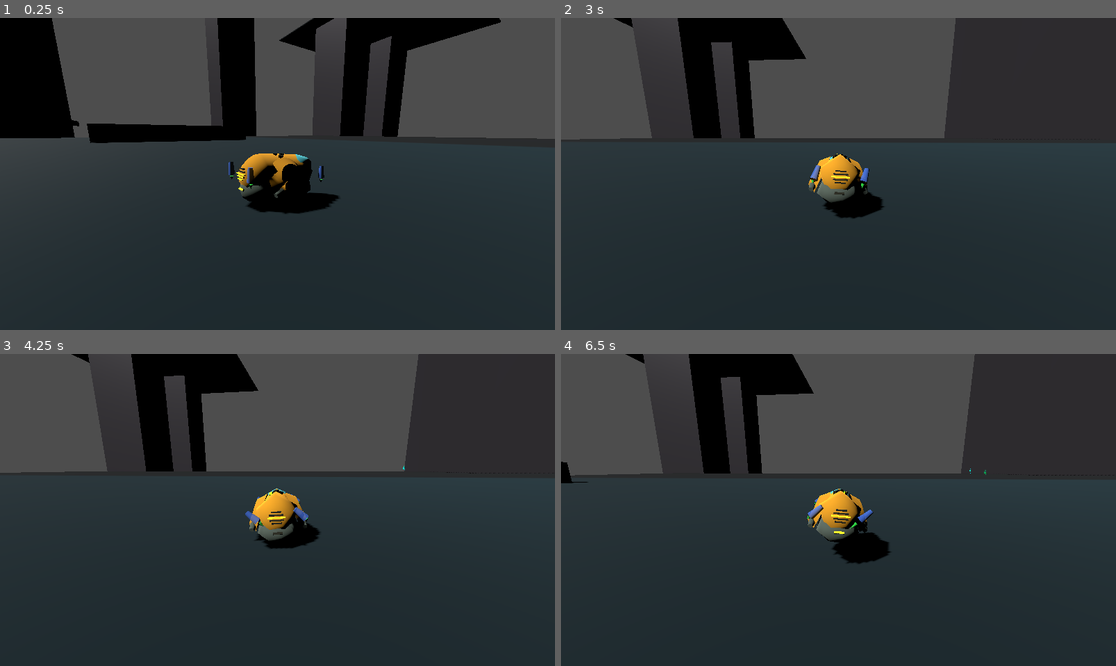
Above: before the commit, frames 1-4 (two rows, left to right).
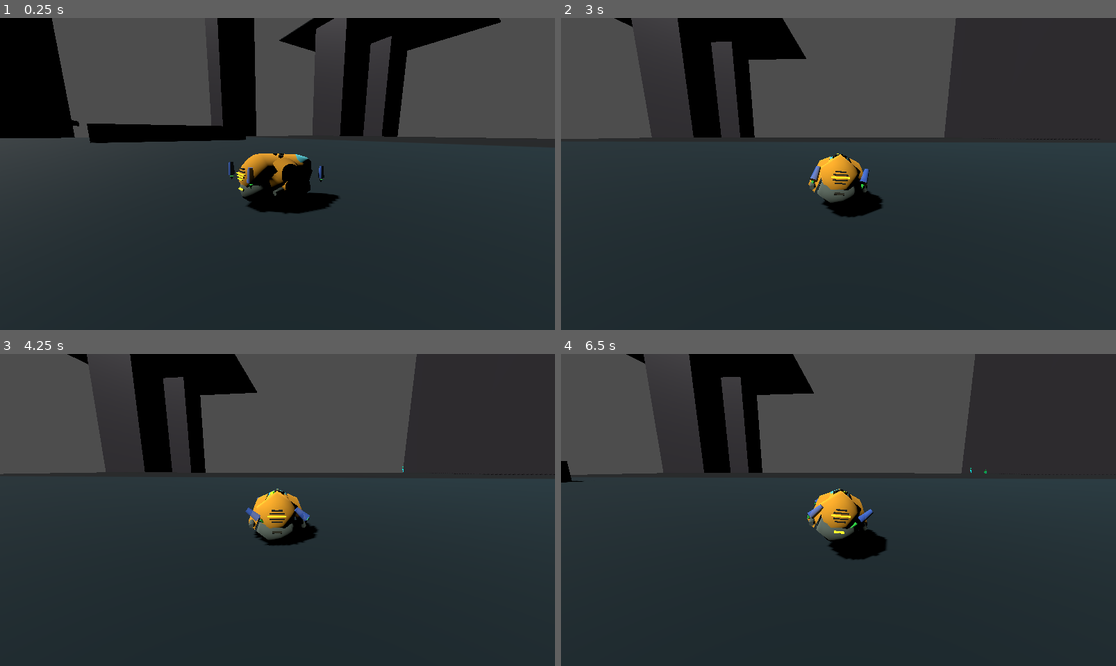
Above: after the commit, the same moments.

Repository: TaxiService/fcar
Game: Godot game, scene res://main.tscn
Same seed, same stepped clock (60 frames per second), same inputs: the game is played once before the commit and once after it. The engine's default icon, where the game draws it, is replaced by a stand-in: a white triangle on a blue panel in a dark square.
Inputs (mouse positions are in pixels of both pictures, inside the frame that each line leads up to):
- Up to frame 1 (0.25 s): no input
- Up to frame 2 (3 s): move the mouse to (960, 158) at 0.52 s; hold D (strafe_right) 0.53-1.28 s; hold C (crouch) 0.53-1.28 s; click (960, 158) at 0.67 s; tap Space (jump) at 0.77, 1.52 s; move the mouse to (727, 189) at 1.27 s; hold S (backward) 1.28-2.03 s; tap V (toggle_auto_hover) at 1.35 s; move the mouse to (894, 105) at 2.02 s; hold D (strafe_right) 2.03-2.78 s; tap Ctrl (toggle_com_compensation) at 2.1 s; move the mouse to (810, 236) at 2.77 s; hold W (forward) from 2.78 s (still down); tap Shift at 2.85 s; click (810, 236) at 2.92 s
- Up to frame 3 (4.25 s): tap Space (jump) at 3.02, 3.77 s; move the mouse to (444, 556) at 3.52 s; release W (forward) at 3.53 s; hold A (strafe_left) from 3.53 s (still down); hold C (crouch) from 3.53 s (still down)
- Up to frame 4 (6.5 s): move the mouse to (672, 463) at 4.27 s; release C (crouch) at 4.28 s; tap V (toggle_auto_hover) at 4.35 s; tap Space (jump) at 4.52, 6.02 s; move the mouse to (866, 510) at 5.02 s; release A (strafe_left) at 5.03 s; hold S (backward) 5.03-5.78 s; tap Ctrl (toggle_com_compensation) at 5.1 s; click (866, 510) at 5.17 s; move the mouse to (755, 432) at 5.77 s; hold D (strafe_right) from 5.78 s (still down); tap Shift at 5.85 s

The runs differ from the first frame. In frame 1, less than 0.1% of the frame differs, in the area x 49-52%, y 53-58%; in frame 2, 0.4%; in frame 3, 1.3%, in the area x 0-100%, y 0-63%; in frame 4, 0.6%.

Commit message:
added some images, probably tweaked starting booster angles

Diff:
--- a/FCar.gd
+++ b/FCar.gd
@@ -77,7 +77,7 @@
 @export var booster_shin_min: float = 0.0  # degrees
 @export var booster_shin_max: float = 45.0  # degrees
 @export var booster_default_thigh_angle: float = -50.0  # degrees (negative = pointing back)
-@export var booster_default_shin_angle: float = 35.0  # degrees
+@export var booster_default_shin_angle: float = 45.0  # degrees
 
 @export_category("debug")
 @export var debug_thrusters: bool = false
Binary file added: scan1.png
Not shown, added: scan1.png.import
Not shown, added: itemgrid.kra
Not shown, added: itemgrid.kra~
Not shown, added: scan1.png~
